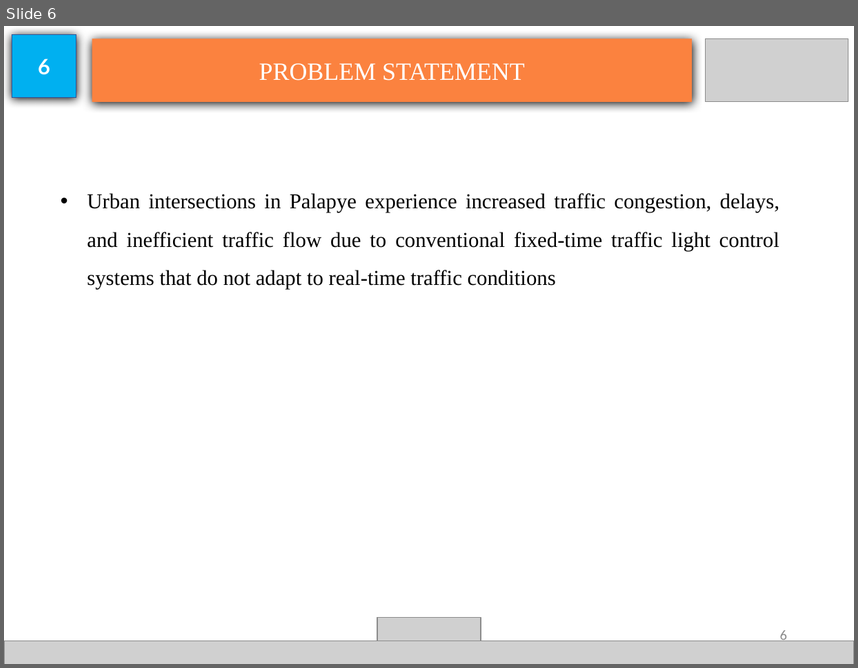
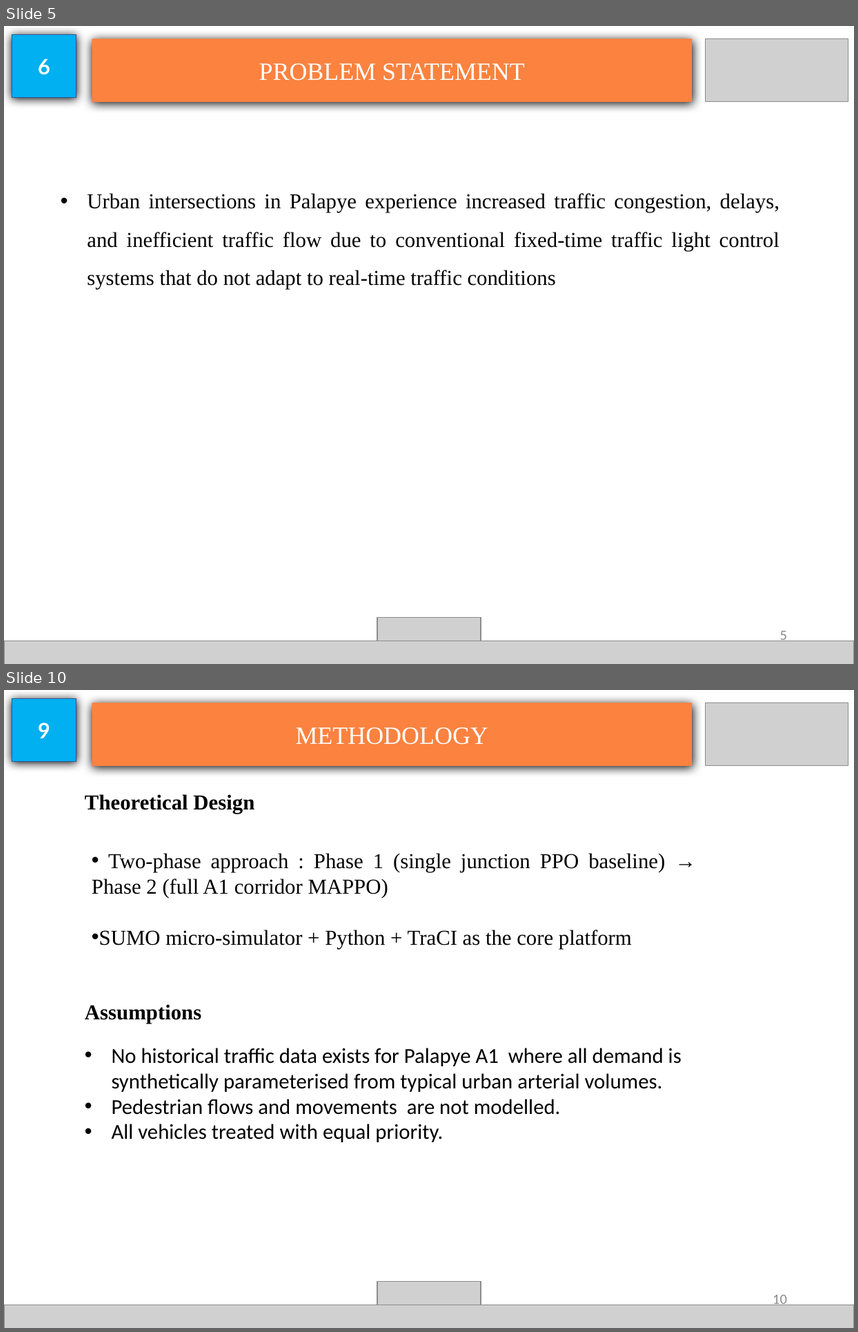
Before and after one commit to geranimoekia/Multi-Agent-Deep-Reinforcement-Learning-for-Adaptive-Traffic-Signal-Control-Palapye-A1-Corridor, a slide deck: docs/presentations/TSOTLHE SEIPHEPI FYP.pptx. Shown one above the other, each under a label of ours: slide 6 before the commit, slides 5 and 10 after it; the slides between them are not shown. The pictures are 858x668 and 858x1332 pixels, drawn with LibreOffice and Linux fonts; fonts in the diff are those of the drawing; grey boxes stand for pictures. Boxes give left, top, right and bottom in pixels: in the first picture for what was removed or moved away, otherwise in the second. Text is boxed around its words. In the diff, an @@ line names an element or a change of style, - is before the commit and + after.

```diff
--- a/docs/presentations/TSOTLHE SEIPHEPI FYP.pptx
+++ b/docs/presentations/TSOTLHE SEIPHEPI FYP.pptx
@@ slide 10 added at (4,690,854,1328), background #FFFFFF @@
@@ rectangle added at (12,698,76,761), fill #00B0F0, outline #2F5597 0.5 pt, 18 pt, text #FFFFFF, bold @@
+9
@@ rectangle added at (92,702,692,766), fill #FB823F, 21 pt, text #FFFFFF @@
+METHODOLOGY
@@ picture added at (705,702,848,766) @@
@@ text added at (85,794,254,814), 18 pt, text #000000, bold @@
+Theoretical Design
@@ text added at (92,853,665,949), 18 pt, text #000000 @@
+• Two-phase approach : Phase 1 (single junction PPO baseline) → Phase 2 (full A1 corridor MAPPO)
+• SUMO micro-simulator + Python + TraCI as the core platform
@@ text added at (85,1004,201,1024), 18 pt, text #000000, bold @@
+Assumptions
@@ text added at (112,1047,682,1142), 18 pt, text #000000 @@
+• No historical traffic data exists for Palapye A1 where all demand is synthetically parameterised from typical urban arterial volumes.
+• Pedestrian flows and movements are not modelled.
+• All vehicles treated with equal priority.
@@ picture added at (377,1281,481,1323) @@
@@ picture added at (4,1305,854,1328) @@
@@ page number added at (773,1294,787,1308), 12 pt, text #8C8C8C @@
+10
@@ what was slide 6 is now slide 5 @@
@@ page number at (780,630,787,641): text changed @@
-6
+5
```
Also in this commit, not shown: 8 slides changed, 16 other slides added, 6 slides removed, 2 other files.
